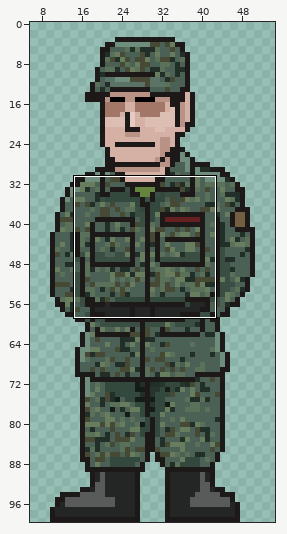
Sprite sheet -- assets/Character/Boss_04_Catacombs_Soldier1.png. Above, an overview of the earlier version with the close-up marked.
Close-up. Before the commit:
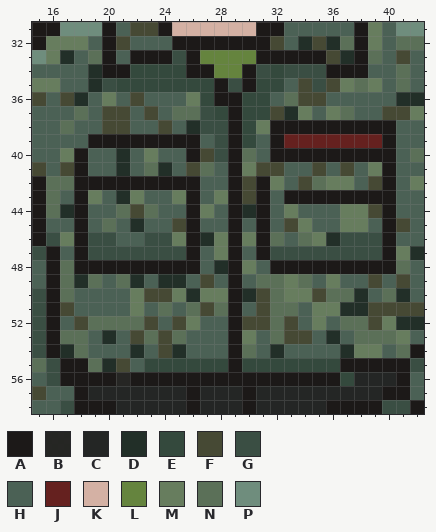
The file is 60x100 pixels. Colours within 5 levels of each other are drawn and written as one. Shown: x 15..42, y 31..58. The wide view leaves out empty margins.
Palette (. is transparent): A #1c1918  B #1f1d1bf0  C #242625  D #222f28  E #34493d  F #464934  G #3a4e43  H #4b6155  J #65211f  K #d4b1a4  L #65843e  M #677d5e  N #5b7058  P #6f8d7d
Pixels before, first column x 15:
31 AAPPPAHFFAKKKKKKAAHHHHHAMHPP
32 AMMMHAFHHHAAAAAAAFHDFDNAMHNN
33 PMDHNAHAAAGALLLLAAAAAFDANHFH
34 HHHHDAAEEEEAALLAGEGGGAAAHHNH
35 MMHHDGEEEEEEEAGAEEHFGFMNMHNH
36 FHFDHMHFHHHMEAAEEHNFFHHHHHDD
37 HHHNHFFHFHNNGEAEEFDMHMNHHFFM
38 HHNHHFFHHFHDGGAEMAAAAAAAAAHH
39 HHHHAAAAAAAAHGAEHAJJJJJJJAHH
40 HHMAHHDHMHHAFGANHAAAAAAAAAHN
41 FHFAHHDHNDHFNHAMFFHHFHFHMAHH
42 ANNAAAAAAAAAHHAFAMHFNMMHFAHM
43 ANHAMHDMHHMAHMAFAHAAAAAAAAHH
44 ANDAHHNFNHHAMHADAHMHHHMMFAHH
45 AHHAHNHDHHFAHHAHAHFMHHMMHAFH
46 AGMAGGHHGGMADMAMANHNMDGGGAHH
47 GAHAGGGGGGGAHMAHAGGGGGGGGAMD
48 HANAAAAAAAAAHDAMHAAAAAAAAANH
49 HANDNHNDHDDHFHAHNNMNHMHHFHFH
50 GANHHHHMFFMDMMADFNMMFNNDHNDH
51 GAFHHHHMHNHNFNAHFNNHMMDDFFFF
52 GAHFNNNNFHFMHHAFFNFHMHNNFMDD
53 GANNHDHFNFNHHHAMHNFFHDHNNNMH
54 GADNHHHDHFDHHHANHDHHHHDMMHNA
55 NGAANDFHEEEEEEAEEEEEEEAAAAAG
56 HGAAAABAAAAAAAAAAAAAAAECCCAH
57 FHHACCCCCCCACCCACCCCCCCCCAAH
58 HHGAAACCCCCACCCACCCCCAAAAGGA
The same view after the edit:
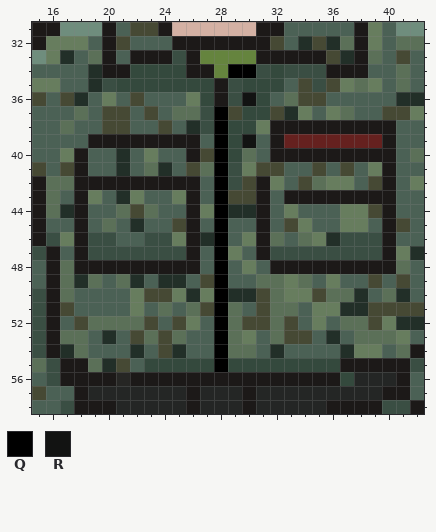
Colours new in this view: Q #000000  R #121312
From old to new:
The edit turns colour A into colour D in row 44 at x 29; in row 50 at x 29.
The edit turns colour A into colour E in row 35 at x 30; in rows 38 to 40 at x 29; in row 55 at x 29.
The edit turns colour A into colour F in row 37 at x 29; in row 43 at x 29.
The edit turns colour A into colour G in row 36 at x 29; in rows 41 to 42 at x 29.
The edit turns colour A into colour H in rows 45 to 46 at x 29; in rows 48 to 49 at x 29.
The edit turns colour A into colour M in row 47 at x 29.
The edit turns colour A into colour N in rows 51 to 54 at x 29.
The edit turns colour A into colour Q in row 34 at x 30.
The edit turns colour D into colour Q in row 48 at x 28.
The edit turns colour E into colour Q in row 37 at x 28; in row 55 at x 28.
The edit turns colour G into colour Q in rows 38 to 40 at x 28.
The edit turns colour H into colour Q in rows 41 to 42 at x 28; in rows 44 to 45 at x 28; in row 49 at x 28; in rows 52 to 54 at x 28.
The edit turns colour L into colour Q in row 34 at x 29.
The edit turns colour M into colour Q in row 43 at x 28; in rows 46 to 47 at x 28; in row 50 at x 28.
The edit turns colour N into colour Q in row 51 at x 28.
The edit turns colour E into colour R in row 36 at x 30; in row 39 at x 30.
Pixel boxes of the changes (left, top, right, bottom) in both close-ups:
changed: (214, 64, 256, 372)
